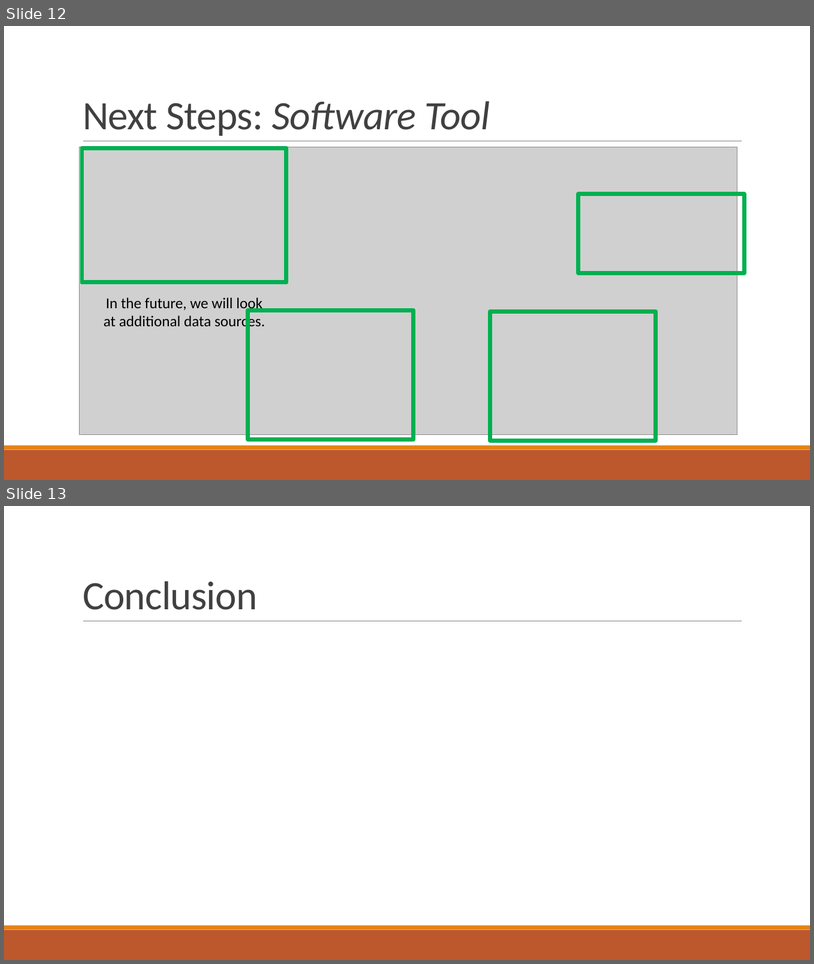
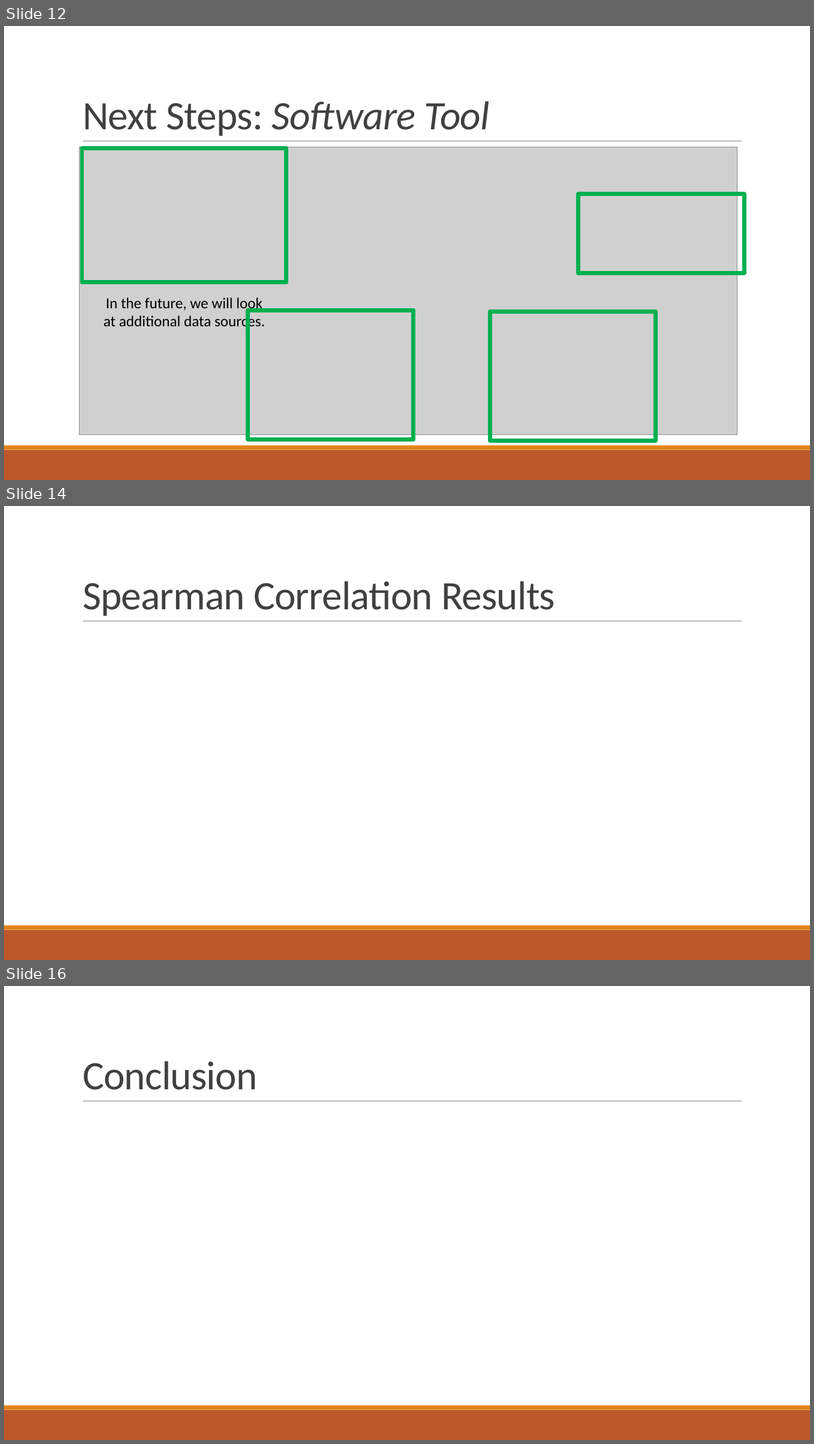
Before and after one commit to bmuscede/NetworkMine, a slide deck: Final-Presentation/Presentation.pptx. Shown one above the other, each under a label of ours: slides 12 and 13 before the commit, slides 12, 14 and 16 after it; the slides between them are not shown. The pictures are 814x964 and 814x1444 pixels, drawn with LibreOffice and Linux fonts; fonts in the diff are those of the drawing; grey boxes stand for pictures. Boxes give left, top, right and bottom in pixels: in the first picture for what was removed or moved away, otherwise in the second. Text is boxed around its words. In the diff, an @@ line names an element or a change of style, - is before the commit and + after.

```diff
--- a/Final-Presentation/Presentation.pptx
+++ b/Final-Presentation/Presentation.pptx
@@ slide 14 added at [4, 506, 810, 960], background #FFFFFF; not listed: 3 template elements that a slide beside it also shows @@
@@ title added at [83, 581, 555, 616], 48 pt, text #404040 @@
+Spearman Correlation Results
@@ what was slide 13 is now slide 16 @@
```
Also in this commit, not shown: 3 slides changed, 2 other slides added, 3 other files.
